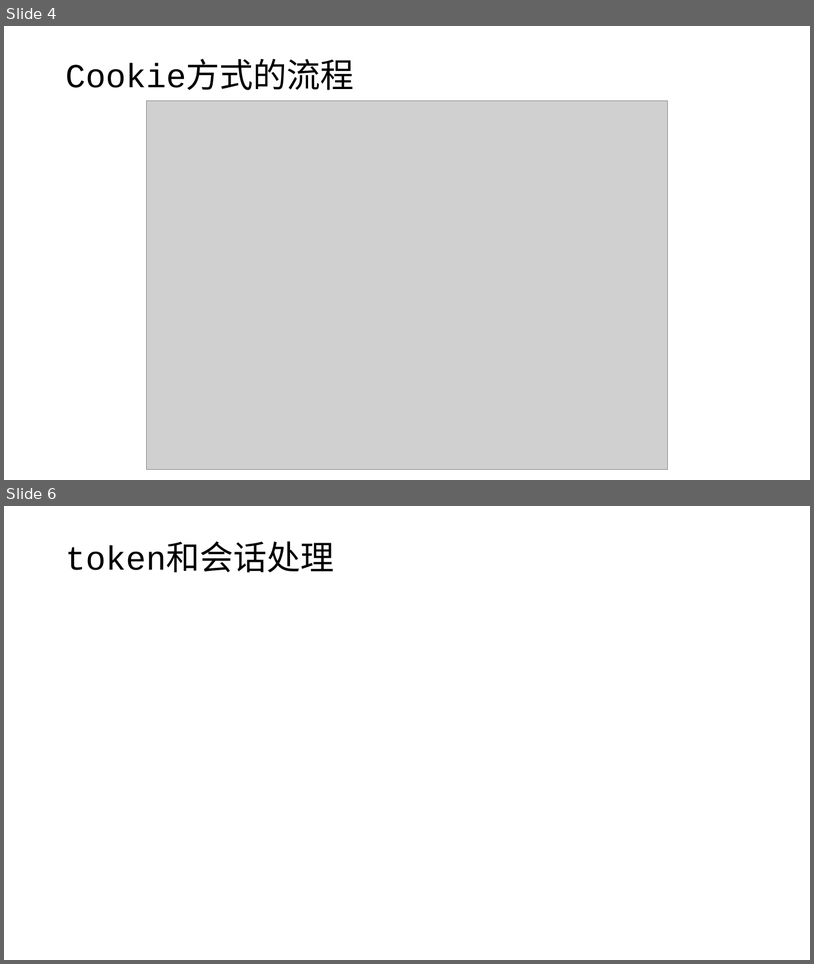
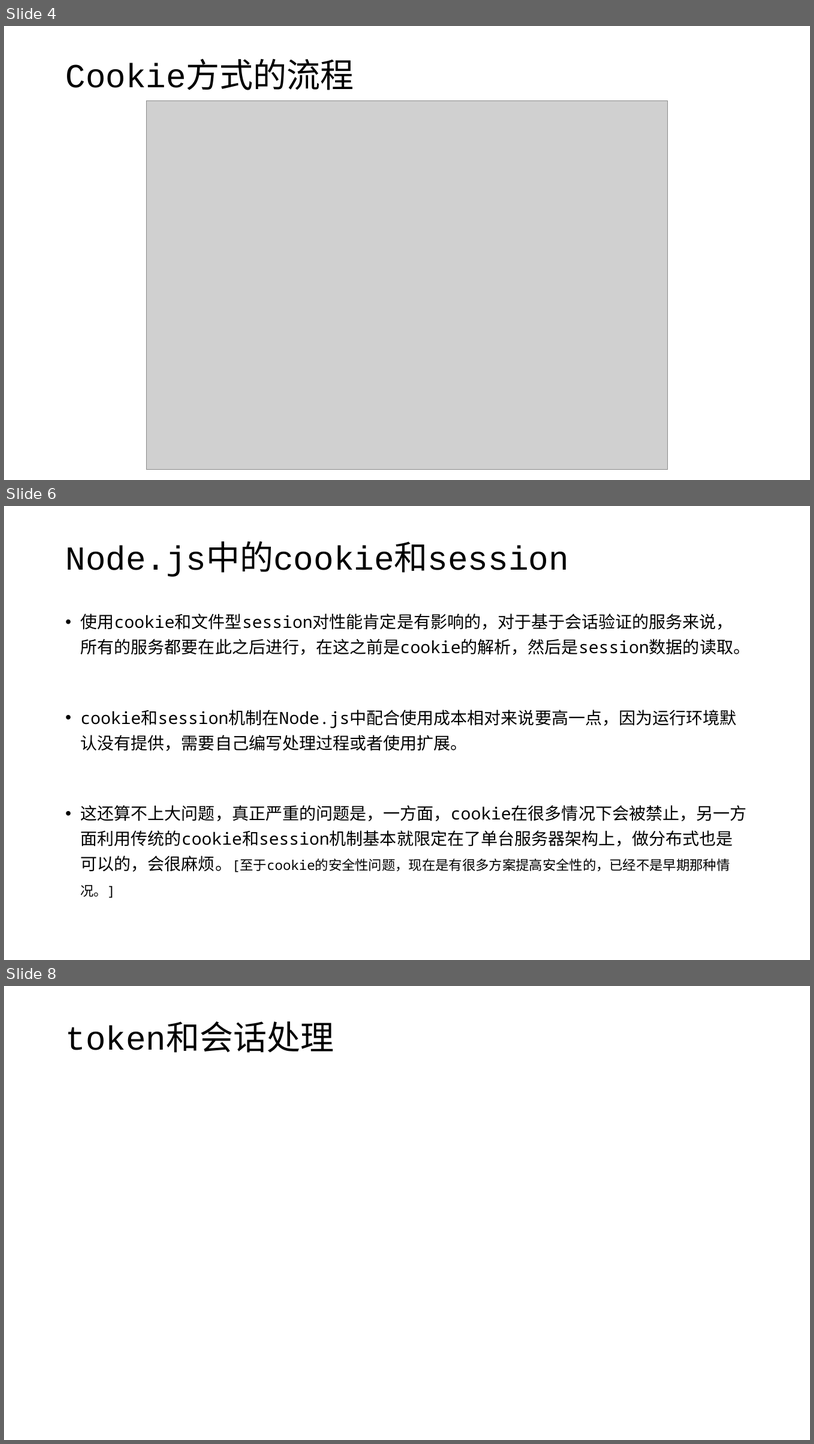
Before and after one commit to edu2act/course-wechat-and-miniprogram, a slide deck: materials/ch09/ch09-HTTP协议和复杂通信.pptx. Shown one above the other, each under a label of ours: slides 4 and 6 before the commit, slides 4, 6 and 8 after it; the slides between them are not shown. The pictures are 814x964 and 814x1444 pixels, drawn with LibreOffice and Linux fonts; fonts in the diff are those of the drawing; grey boxes stand for pictures. Boxes give left, top, right and bottom in pixels: in the first picture for what was removed or moved away, otherwise in the second. Text is boxed around its words. In the diff, an @@ line names an element or a change of style, - is before the commit and + after.

```diff
--- a/materials/ch09/ch09-HTTP协议和复杂通信.pptx
+++ b/materials/ch09/ch09-HTTP协议和复杂通信.pptx
@@ slide 6 added at [4,506,810,960], background #FFFFFF @@
@@ title added at [65,546,569,577], 40 pt, text #000000 @@
+Node.js中的cookie和session
@@ text added at [81,613,750,898], 20 pt, text #000000 @@
+• 使用cookie和文件型session对性能肯定是有影响的，对于基于会话验证的服务来说，所有的服务都要在此之后进行，在这之前是cookie的解析，然后是session数据的读取。
+• cookie和session机制在Node.js中配合使用成本相对来说要高一点，因为运行环境默认没有提供，需要自己编写处理过程或者使用扩展。
+• 这还算不上大问题，真正严重的问题是，一方面，cookie在很多情况下会被禁止，另一方面利用传统的cookie和session机制基本就限定在了单台服务器架构上，做分布式也是可以的，会很麻烦。[至于cookie的安全性问题，现在是有很多方案提高安全性的，已经不是早期那种情况。]
@@ what was slide 6 is now slide 8 @@
```
Also in this commit, not shown: 1 slide changed, 1 other slide added, 6 other files.
